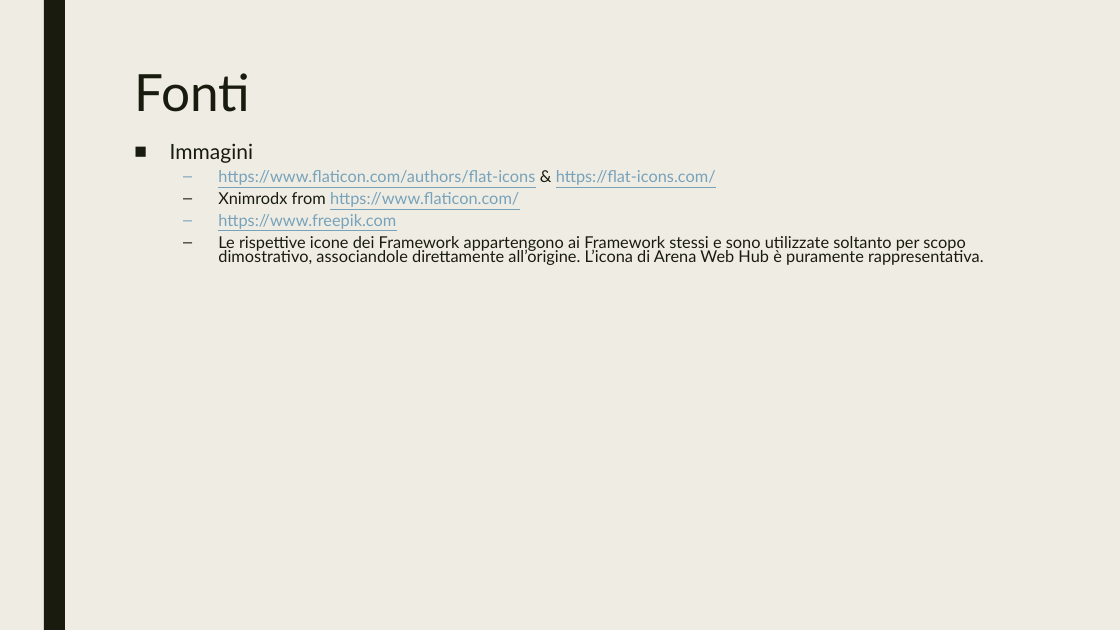
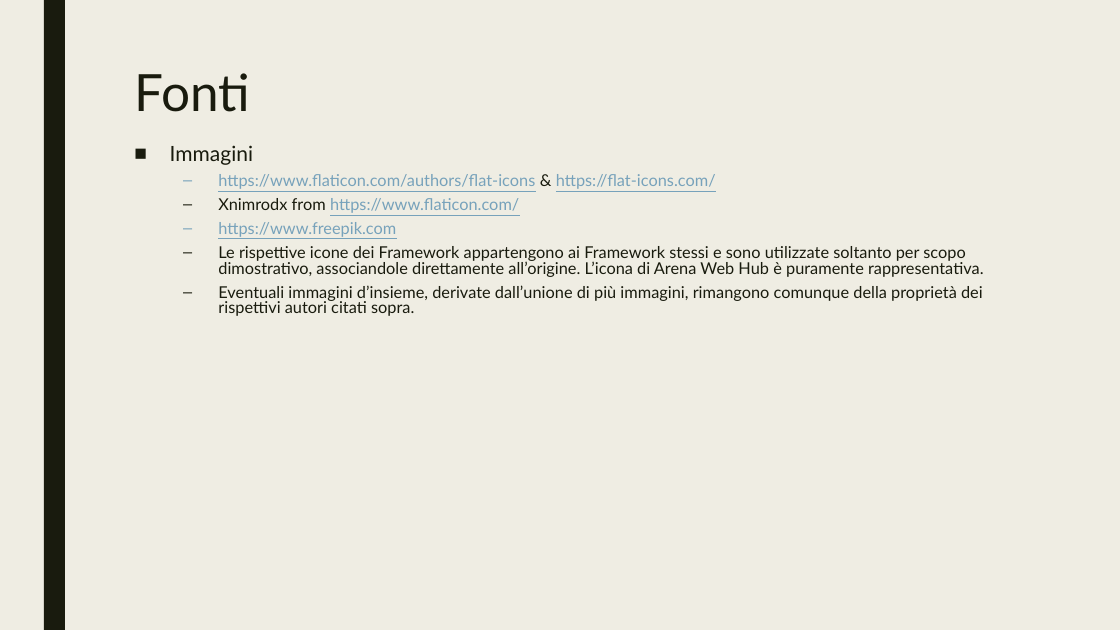
Before and after one commit to Martinocom/pervasive-semantic-exam, a slide deck: slide 38 of doc/Presentation.pptx (slide 30 before the commit). Drawn at 1120x630 pixels with LibreOffice and Linux fonts; fonts in the diff are those of the drawing. Boxes give left, top, right and bottom in pixels: in the first picture for what was removed or moved away, otherwise in the second. Text is boxed around its words. In the diff, an @@ line names an element or a change of style, - is before the commit and + after.

```diff
--- a/doc/Presentation.pptx
+++ b/doc/Presentation.pptx
@@ text at [170,145,984,277]: line spacing 0.84 to 0.94; line spacing 0.7 to 0.8 @@
@@ text at [218,285,983,316]: paragraph added @@
+  – Eventuali immagini d’insieme, derivate dall’unione di più immagini, rimangono comunque della proprietà dei rispettivi autori citati sopra.
```
Also in this commit, not shown: 14 other slides changed, 8 slides added.
